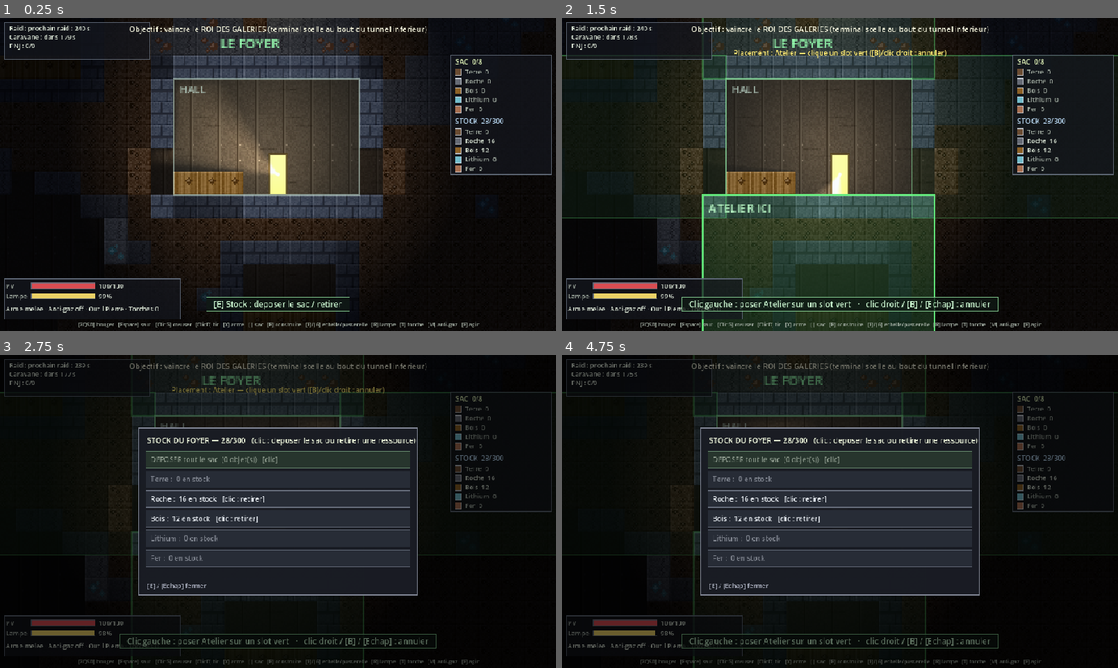
Above: before the commit, frames 1-4 (two rows, left to right).
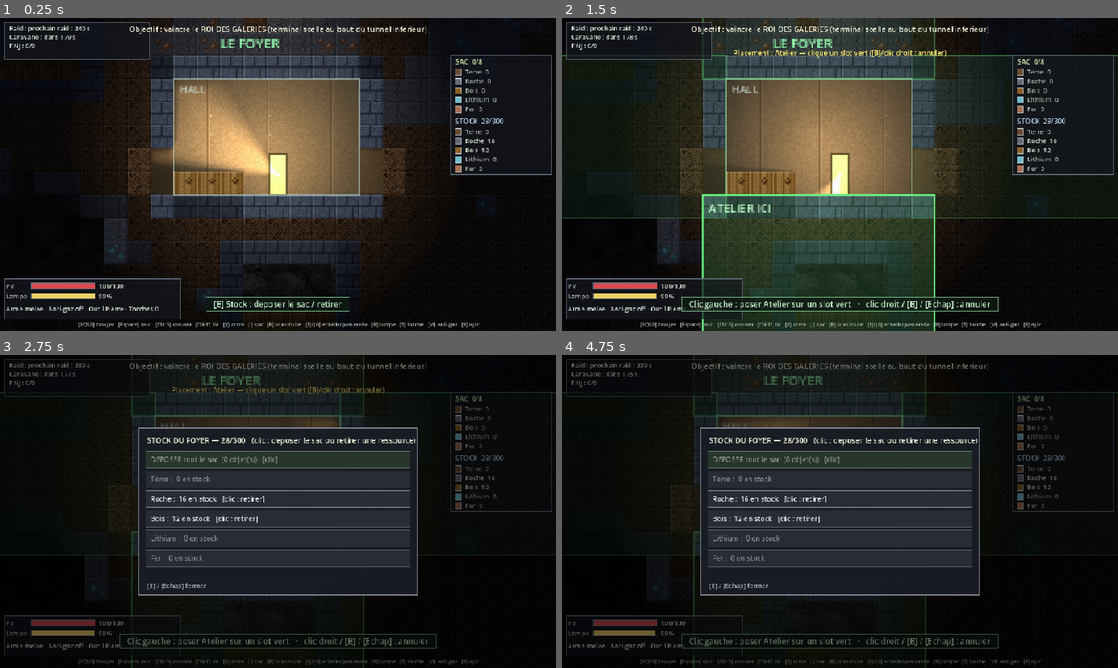
Above: after the commit, the same moments.

Repository: MrAuGIR/lesEnfouis
Game: Godot game, scene res://main.tscn
The game is run twice, just before and just after one commit, with the same random seed, the same clock (stepped at 60 frames per second) and the same inputs.
Inputs (mouse positions are in pixels of both pictures, inside the frame that each line leads up to):
- Up to frame 1 (0.25 s): no input
- Up to frame 2 (1.5 s): tap Enter at 0.5 s; move the mouse to (962, 158) at 0.52 s; hold D 0.53-1.25 s; tap B at 0.6 s; click (962, 158) at 0.67 s; tap Space at 0.77, 1.25 s; drag from (840, 174) to (812, 237) at 1.27 s
- Up to frame 3 (2.75 s): tap Enter at 2 s; move the mouse to (333, 442) at 2.02 s; hold D from 2.03 s (still down); tap E at 2.1 s
- Up to frame 4 (4.75 s): release D at 2.75 s; tap Space at 2.75, 3.77, 4.25 s; drag from (812, 574) to (673, 464) at 2.77 s; tap Enter at 3.5 s; move the mouse to (1006, 558) at 3.52 s; hold A 3.53-4.25 s; tap R at 3.6 s; drag from (673, 464) to (756, 433) at 4.27 s

The runs differ from the first frame. In frame 1, 12% of the frame differs, in the area x 27-69%, y 19-57%; in frame 2, 12%; in frame 3, 0.5%; in frame 4, 0.6%.

Commit message:
wip: echanger designer asset decor

Diff:
--- a/game/scripts/tile_art.gd
+++ b/game/scripts/tile_art.gd
@@ -24,101 +24,34 @@
 	return tx
 
 # --- Décor de fond (parallaxe) -----------------------------------------------
-# Deux couches en retrait derrière les tuiles : paroi rocheuse (loin) + silhouettes
-# d'infrastructure (étais, traverses, tuyau). Désaturées/sombres (bible) : révélées
-# dimensions par la lampe comme le reste. Tuilées par world_view avec parallaxe.
-static var _bg_wall: Texture2D
-static var _bg_struct: Texture2D
+# Couches en retrait derrière les tuiles, tuilées par world_view avec parallaxe.
+# Roche & tunnel = ASSETS du designer rendus tuilables sans couture (art/decor/) ;
+# base = mur généré par code (la scène livrée n'avait pas de mur tuilable propre).
+static var _bg_roche: Texture2D
+static var _bg_tunnel_paroi: Texture2D
+static var _bg_tunnel_struct: Texture2D
 static var _bg_base: Texture2D
 
-static func bg_wall() -> Texture2D:
-	if _bg_wall == null:
-		_bg_wall = ImageTexture.create_from_image(_build_bg_wall())
-	return _bg_wall
-
-static func bg_struct() -> Texture2D:
-	if _bg_struct == null:
-		_bg_struct = ImageTexture.create_from_image(_build_bg_struct())
-	return _bg_struct
-
-# Mur intérieur du Foyer : panneaux finis, teinte chaude (le havre), rivets.
+static func bg_roche() -> Texture2D:
+	if _bg_roche == null:
+		_bg_roche = load("res://art/decor/bg_roche.png")
+	return _bg_roche
+
+static func bg_tunnel_paroi() -> Texture2D:
+	if _bg_tunnel_paroi == null:
+		_bg_tunnel_paroi = load("res://art/decor/bg_tunnel_paroi.png")
+	return _bg_tunnel_paroi
+
+static func bg_tunnel_struct() -> Texture2D:
+	if _bg_tunnel_struct == null:
+		_bg_tunnel_struct = load("res://art/decor/bg_tunnel_structures.png")
+	return _bg_tunnel_struct
+
+# Mur intérieur du Foyer (le havre) : asset designer, mur chaud rendu tuilable (art/decor/).
 static func bg_base() -> Texture2D:
 	if _bg_base == null:
-		_bg_base = ImageTexture.create_from_image(_build_bg_base())
+		_bg_base = load("res://art/decor/bg_base.png")
 	return _bg_base
-
-static func _build_bg_base() -> Image:
-	# 64×64, PANNEAUX VERTICAUX (pas de grille de carrés) : seams verticaux irréguliers,
-	# pas de joint horizontal, rivets épars → lecture « mur continu », pas « blocs collés ».
-	var w := 64
-	var im := Image.create(w, w, false, Image.FORMAT_RGBA8)
-	var base := Color(0.22, 0.19, 0.16)            # gris-brun chaud, désaturé (le havre)
-	for y in w:
-		for x in w:
-			im.set_pixel(x, y, _shade(base, (_h(x, y, 95) - 0.5) * 0.05))
-	var seams := [0, 19, 38, 51]                   # largeurs de panneaux irrégulières
-	for sx: int in seams:
-		for y in w:
-			im.set_pixel(sx, y, _shade(base, -0.07))               # creux du joint
-			im.set_pixel((sx + 1) % w, y, _shade(base, 0.05))      # arête éclairée
-		im.set_pixel((sx + 2) % w, 5, _shade(base, 0.13))          # rivet haut, épars
-		im.set_pixel((sx + 2) % w, w - 6, _shade(base, 0.13))      # rivet bas
-	for k in 5:                                     # éraflures horizontales discrètes
-		var sy := int(_h(k, 0, 96) * (w - 4)) + 2
-		var sx0 := int(_h(0, k, 97) * (w - 18))
-		for x in range(sx0, sx0 + 12):
-			im.set_pixel(x, sy, _shade(im.get_pixel(x, sy), -0.03))
-	return im
-
-# Paroi du fond : roche sombre désaturée. 48×48 (période de répétition longue) ;
-# strates rares et irrégulières (pas de bandes régulières → pas d'effet « blocs collés »).
-static func _build_bg_wall() -> Image:
-	var w := 48
-	var im := Image.create(w, w, false, Image.FORMAT_RGBA8)
-	var base := Color(0.13, 0.14, 0.17)
-	for y in w:
-		for x in w:
-			var c := _shade(base, (_h(x, y, 91) - 0.5) * 0.09)
-			if _h(x, y, 94) > 0.86:      # renfoncements sombres épars
-				c = _shade(c, -0.05)
-			im.set_pixel(x, y, c)
-	for sy: int in [13, 34]:             # 2 strates discrètes, à des hauteurs irrégulières
-		for x in w:
-			if _h(x, sy, 98) > 0.25:     # discontinues (pas une ligne pleine)
-				im.set_pixel(x, sy, _shade(im.get_pixel(x, sy), -0.045))
-	return im
-
-# Silhouettes d'infrastructure (transparent ailleurs) : étai vertical + traverse
-# + tuyau. Tuilé → colonnes de soutènement récurrentes. Garde l'alpha (≠ _shade).
-static func _build_bg_struct() -> Image:
-	var w := 48
-	var h := 64
-	var im := Image.create(w, h, false, Image.FORMAT_RGBA8)
-	im.fill(Color(0, 0, 0, 0))
-	var wood := Color(0.17, 0.14, 0.10, 0.88)
-	var wood_d := Color(0.10, 0.08, 0.05, 0.90)
-	var metal := Color(0.16, 0.17, 0.20, 0.85)
-	for y in h:                          # étai vertical (x 21..26) + arêtes sombres
-		for x in range(21, 27):
-			im.set_pixel(x, y, wood)
-		im.set_pixel(21, y, wood_d)
-		im.set_pixel(26, y, wood_d)
-		for x in range(6, 9):            # tuyau métallique (x 6..8)
-			im.set_pixel(x, y, metal)
-	for x in range(14, 34):              # traverse courte (≠ pleine largeur → pas de grille)
-		for y in range(10, 15):
-			im.set_pixel(x, y, wood)
-		im.set_pixel(x, 10, wood_d)
-		im.set_pixel(x, 14, wood_d)
-	for d in 6:                          # jambes de force diagonales (look charpente)
-		im.set_pixel(20 - d, 15 + d, wood)
-		im.set_pixel(27 + d, 15 + d, wood)
-	for bx in [18, 24, 30]:              # boulons sur la traverse
-		im.set_pixel(bx, 12, Color(0.30, 0.26, 0.18, 0.95))
-	for y in range(30, 33):              # joint du tuyau
-		for x in range(5, 10):
-			im.set_pixel(x, y, Color(0.22, 0.23, 0.26, 0.9))
-	return im
 
 # --- Outils ------------------------------------------------------------------
 # Hash déterministe 0..1 à partir de (x, y) et d'une graine (canal de bruit).
--- a/game/scripts/world_view.gd
+++ b/game/scripts/world_view.gd
@@ -9,14 +9,8 @@
 const VIEW_RX := 34   # demi-largeur de la fenêtre de tuiles dessinées
 const VIEW_RY := 22
 const OCC_MARGIN := 6 # marge d'occulteurs autour de la fenêtre (lumières proches)
-# Décor de fond contextuel. Parallaxe : 0 = collé à l'écran (très lointain), 1 = collé
-# au monde (pas de parallaxe). On reste proche de 1 → parallaxe DOUCE (réglage demandé).
-enum { BG_ROCK, BG_TUNNEL, BG_BASE }
-const ROCK_PAR := 0.93         # roche qu'on creuse : juste derrière → parallaxe minime
-const TUN_WALL_PAR := 0.90     # tunnels du Transit : un soupçon de profondeur
-const TUN_STRUCT_PAR := 0.85   # structures un cran plus proches que la paroi
-const BASE_PAR := 0.95         # mur de pièce : intérieur, quasi collé (1.0 = aucune parallaxe)
-const BG_FADE := 3.0           # vitesse du fondu entre deux contextes (1/s)
+# Décor de fond : dessiné PAR ZONE (roche partout, bande Transit, pièces du Foyer) et
+# ANCRÉ AU MONDE — pas de parallaxe ; chaque région garde son propre fond où qu'on soit.
 
 var world: WorldGrid
 var hero: Hero
@@ -24,51 +18,24 @@
 var crew: EnemyCrew
 var pop: Population
 var caravan: Caravan
-var foyer: Foyer               # pour savoir si le héros est dans une pièce de base
-
-var _bg_theme := -1            # contexte de fond courant (cf. enum)
-var _bg_prev := -1            # contexte précédent, le temps du fondu
-var _bg_blend := 1.0          # 0→1 : avancement du fondu vers _bg_theme
+var foyer: Foyer               # pour dessiner le fond des pièces de base à leur place
 
 var _occluders: Array[LightOccluder2D] = []
 var _occ_center := Vector2i(-9999, -9999)
 var _occ_dirty := true
 
 func _ready() -> void:
-	# Tiling des couches de fond parallaxes (draw_texture_rect_region répété).
+	# Tiling des fonds (draw_texture_rect_region répété).
 	texture_repeat = CanvasItem.TEXTURE_REPEAT_ENABLED
 
-# Quel décor de fond selon où se trouve le héros.
-func _context_theme() -> int:
-	if foyer != null and foyer.room_type_at(hero.pos) != -1:
-		return BG_BASE
-	var ty := int(hero.pos.y / WorldGrid.TILE)
-	if ty >= WorldGrid.TRANSIT_TOP and ty <= WorldGrid.TRANSIT_BOT:
-		return BG_TUNNEL
-	return BG_ROCK
-
-# Dessine les couches d'un thème de fond (paroi + éventuelles structures), en
-# parallaxe (région source décalée d'une fraction de la position du héros), à l'alpha a.
-func _draw_bg_layers(theme: int, dest: Rect2, sz: Vector2, a: float) -> void:
-	match theme:
-		BG_BASE:
-			draw_texture_rect_region(TileArt.bg_base(), dest, Rect2(hero.pos * BASE_PAR, sz), Color(1, 1, 1, a))
-		BG_TUNNEL:
-			draw_texture_rect_region(TileArt.bg_wall(), dest, Rect2(hero.pos * TUN_WALL_PAR, sz), Color(1, 1, 1, a))
-			draw_texture_rect_region(TileArt.bg_struct(), dest, Rect2(hero.pos * TUN_STRUCT_PAR, sz), Color(1, 1, 1, a))
-		_:
-			draw_texture_rect_region(TileArt.bg_wall(), dest, Rect2(hero.pos * ROCK_PAR, sz), Color(1, 1, 1, a))
-
-func tick(delta: float) -> void:
+# Pose une texture de fond TUILÉE et ANCRÉE AU MONDE sur le rectangle r (coords monde) :
+# la région source démarre à r.position → continuité parfaite entre régions, zéro parallaxe.
+func _bg_blit(tex: Texture2D, r: Rect2) -> void:
+	if tex != null and r.size.x > 0.0 and r.size.y > 0.0:
+		draw_texture_rect_region(tex, r, Rect2(r.position, r.size))
+
+func tick(_delta: float) -> void:
 	queue_redraw()
-	# Contexte de fond : pièce de base > couche Transit > roche. Fondu si ça change.
-	var target := _context_theme()
-	if target != _bg_theme:
-		_bg_prev = _bg_theme
-		_bg_theme = target
-		_bg_blend = 0.0 if _bg_prev != -1 else 1.0
-	if _bg_blend < 1.0:
-		_bg_blend = minf(1.0, _bg_blend + delta * BG_FADE)
 	var c := Vector2i(int(hero.pos.x / WorldGrid.TILE), int(hero.pos.y / WorldGrid.TILE))
 	if _occ_dirty or c != _occ_center:
 		_occ_center = c
@@ -166,12 +133,17 @@
 	var bg_size := Vector2((VIEW_RX * 2) * ts, (VIEW_RY * 2) * ts)
 	var dest := Rect2(bg_pos, bg_size)
 	draw_rect(dest, Color(0.10, 0.11, 0.13))   # base sombre commune (jamais de trou)
-	var cur := _bg_theme if _bg_theme >= 0 else _context_theme()
-	if _bg_prev >= 0 and _bg_blend < 1.0:      # fondu entre contextes
-		_draw_bg_layers(_bg_prev, dest, bg_size, 1.0 - _bg_blend)
-		_draw_bg_layers(cur, dest, bg_size, _bg_blend)
-	else:
-		_draw_bg_layers(cur, dest, bg_size, 1.0)
+	# Fond PAR ZONE (chacune à sa place, où que soit le héros) :
+	_bg_blit(TileArt.bg_roche(), dest)                                   # roche partout (défaut)
+	var tun := dest.intersection(Rect2(dest.position.x, WorldGrid.TRANSIT_TOP * ts,    # bande Transit
+		dest.size.x, (WorldGrid.TRANSIT_BOT - WorldGrid.TRANSIT_TOP + 1) * ts))
+	_bg_blit(TileArt.bg_tunnel_paroi(), tun)
+	_bg_blit(TileArt.bg_tunnel_struct(), tun)
+	if foyer != null:                                                    # chaque pièce du Foyer
+		for mp in foyer.rooms:
+			var fr: Rect2i = foyer.footprint(mp)
+			_bg_blit(TileArt.bg_base(), dest.intersection(
+				Rect2(fr.position.x * ts, fr.position.y * ts, fr.size.x * ts, fr.size.y * ts)))
 	for tx in range(ptx - VIEW_RX, ptx + VIEW_RX):
 		var s := world.surface[clampi(tx, 0, WorldGrid.GRID_W - 1)]
 		if s > pty - VIEW_RY:
Binary file added: game/art/decor/bg_base.png
Not shown, added: game/art/decor/bg_base.png.import
Binary file added: game/art/decor/bg_roche.png
Not shown, added: game/art/decor/bg_roche.png.import
Binary file added: game/art/decor/bg_roche_var1.png
Not shown, added: game/art/decor/bg_roche_var1.png.import
Binary file added: game/art/decor/bg_roche_var2.png
Not shown, added: game/art/decor/bg_roche_var2.png.import
Binary file added: game/art/decor/bg_tunnel_paroi.png
Not shown, added: game/art/decor/bg_tunnel_paroi.png.import
Binary file added: game/art/decor/bg_tunnel_structures.png
Not shown, added: game/art/decor/bg_tunnel_structures.png.import
(and 8 more such lines)
